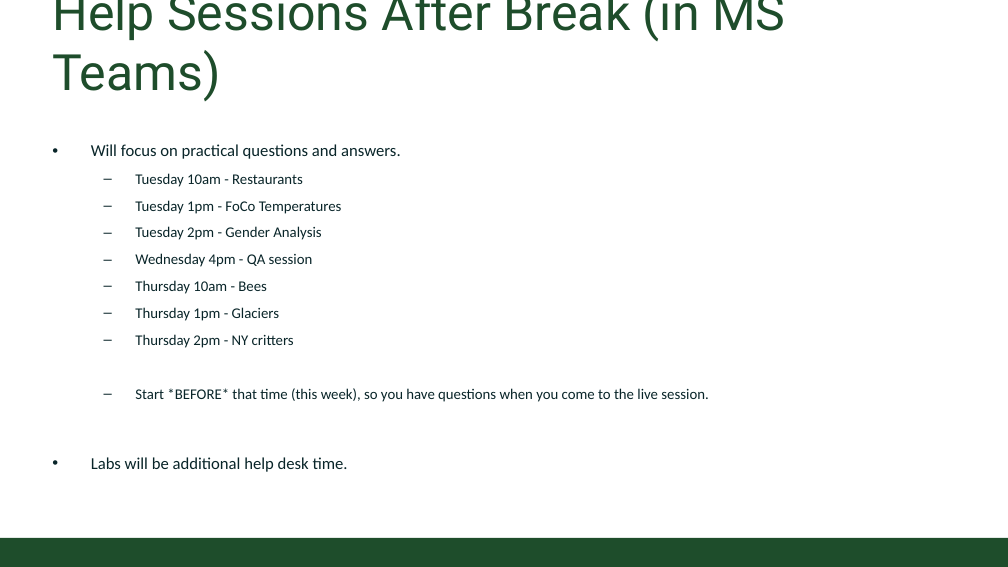
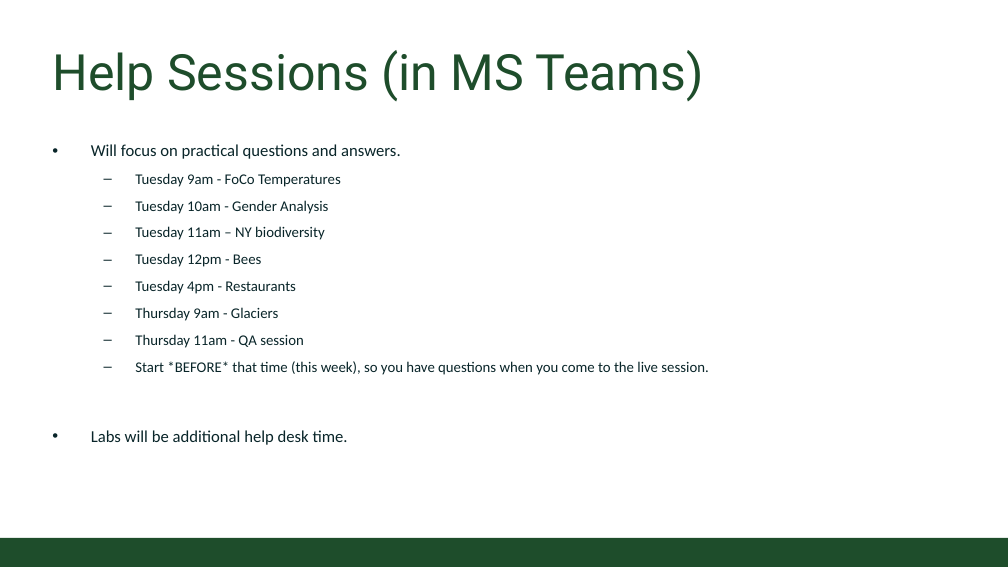
Before and after one commit to CSU-CS150/handouts, a slide deck: slide 10 of helpsessions/week13/PracticalProject.pptx. Drawn at 1008x567 pixels with LibreOffice and Linux fonts; fonts in the diff are those of the drawing; background and template pictures are left out. Boxes give left, top, right and bottom in pixels: in the first picture for what was removed or moved away, otherwise in the second. Text is boxed around its words. In the diff, an @@ line names an element or a change of style, - is before the commit and + after.

```diff
--- a/helpsessions/week13/PracticalProject.pptx
+++ b/helpsessions/week13/PracticalProject.pptx
@@ title at <box>52,50,704,101</box>: text changed @@
-Help Sessions After Break (in MS Teams)
+Help Sessions (in MS Teams)
@@ text at <box>135,173,341,348</box>: text changed @@
-  – Tuesday 10am - Restaurants
-  – Tuesday 1pm - FoCo Temperatures
-  – Tuesday 2pm - Gender Analysis
-  – Wednesday 4pm - QA session
-  – Thursday 10am - Bees
-  – Thursday 1pm - Glaciers
-  – Thursday 2pm - NY critters
+  – Tuesday 9am - FoCo Temperatures
+  – Tuesday 10am - Gender Analysis
+  – Tuesday 11am – NY biodiversity
+  – Tuesday 12pm - Bees
+  – Tuesday 4pm - Restaurants
+  – Thursday 9am - Glaciers
+  – Thursday 11am - QA session
```
